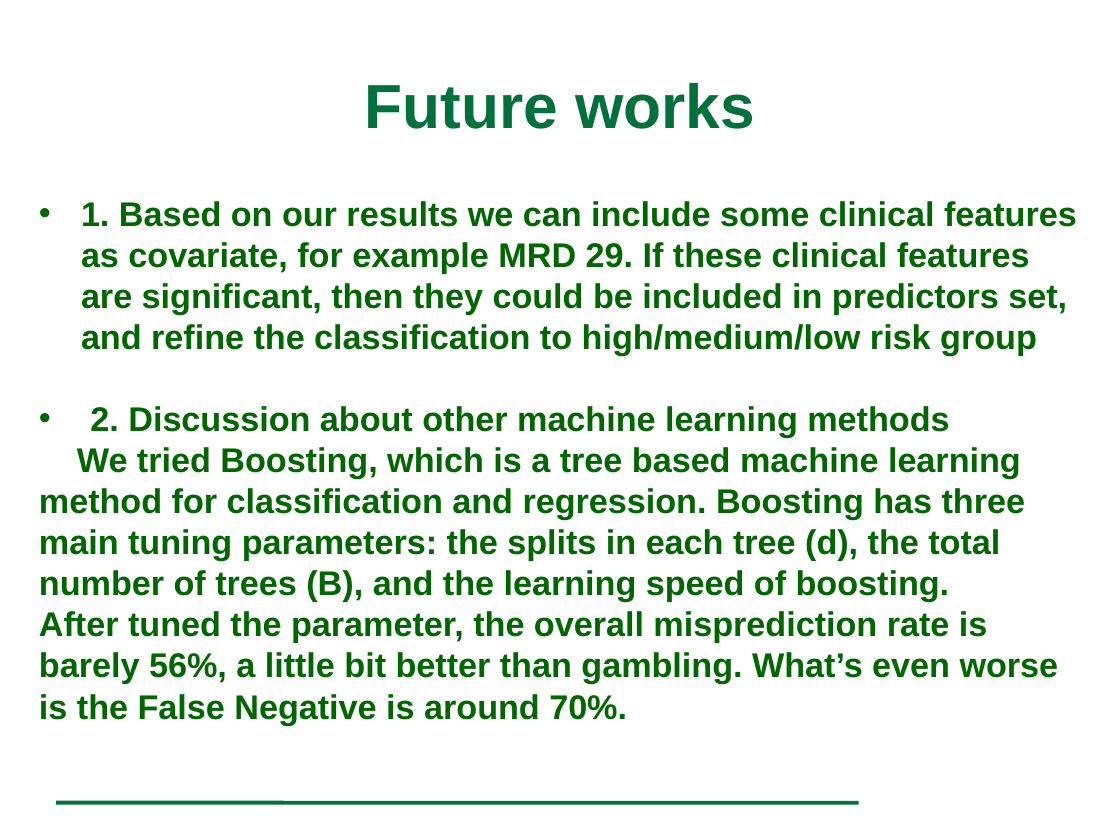
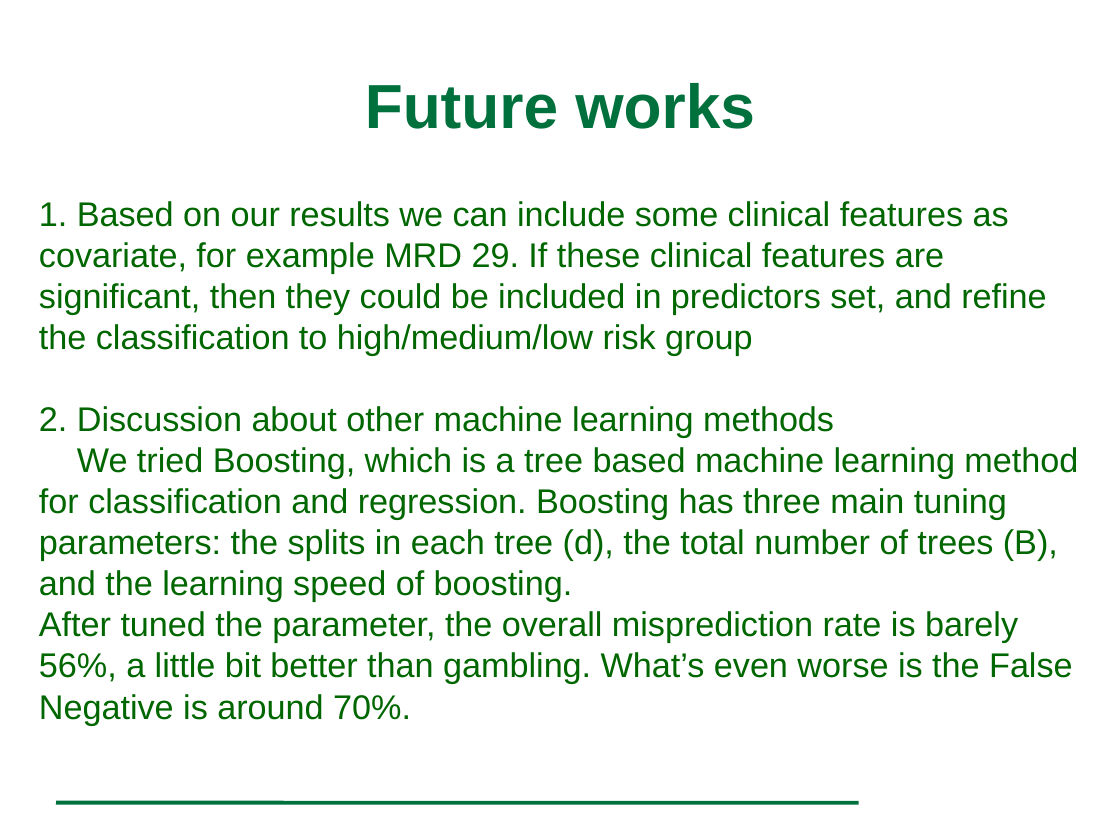
Before and after one commit to ourteam2017/Bio_programmingI-, a slide deck: slide 43 of Presentation/presentation_final.pptx. Drawn at 1120x840 pixels with LibreOffice and Linux fonts; fonts in the diff are those of the drawing; background and template pictures are left out. Boxes give left, top, right and bottom in pixels: in the first picture for what was removed or moved away, otherwise in the second. Text is boxed around its words. In the diff, an @@ line names an element or a change of style, - is before the commit and + after.

```diff
--- a/Presentation/presentation_final.pptx
+++ b/Presentation/presentation_final.pptx
@@ text "1. Based on our results ..." at bbox=[39, 201, 1078, 725]: bold off; bullet • to none @@
```
Also in this commit, not shown: 1 other slide changed, 1 other file.
